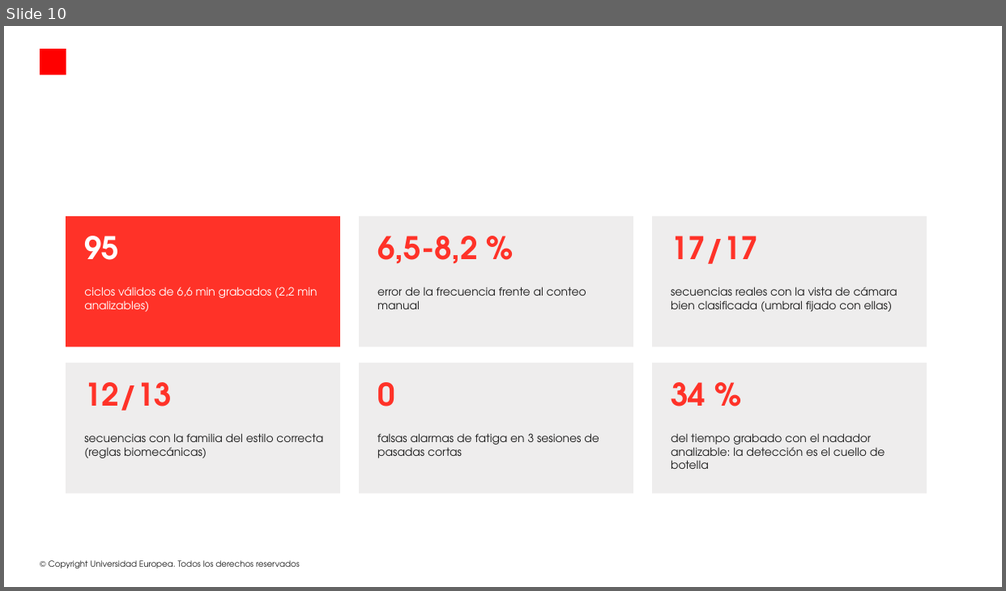
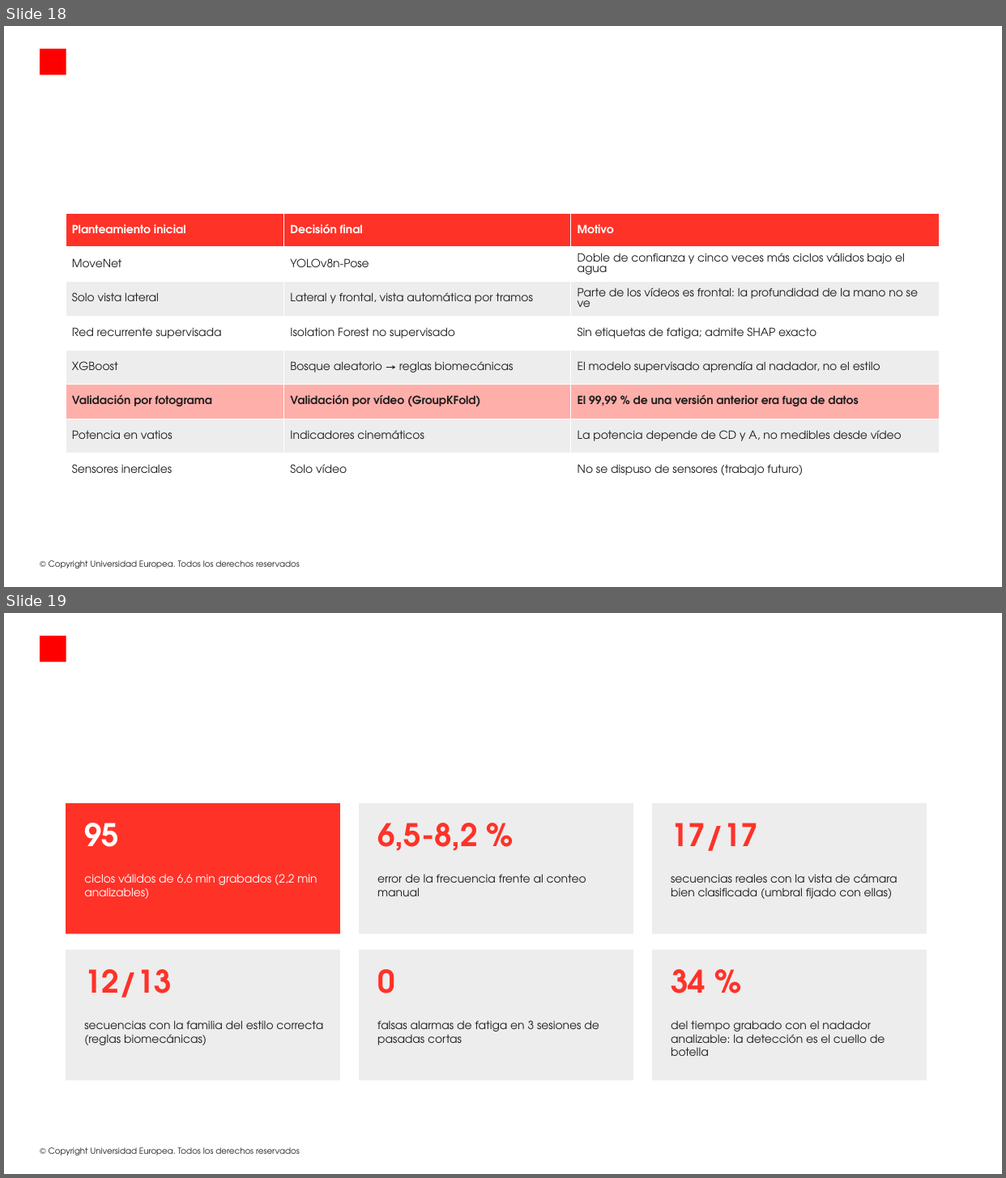
Before and after one commit to modeliana1-rgb/Strokelab, a slide deck: presentacion/StrokeLab_defensa.pptx. Shown one above the other, each under a label of ours: slide 10 before the commit, slides 18 and 19 after it. The pictures are 1006x591 and 1006x1178 pixels, drawn with LibreOffice and Linux fonts; fonts in the diff are those of the drawing; background and template pictures are left out. Boxes give left, top, right and bottom in pixels: in the first picture for what was removed or moved away, otherwise in the second. Text is boxed around its words. In the diff, an @@ line names an element or a change of style, - is before the commit and + after.

```diff
--- a/presentacion/StrokeLab_defensa.pptx
+++ b/presentacion/StrokeLab_defensa.pptx
@@ slide 18 added at (4,26,1002,587), background picture (left out); not listed: 2 template elements that a slide beside it also shows @@
@@ table added at (66,213,939,488), 8 rows, 3 columns @@
+Planteamiento inicial | Decisión final | Motivo
+MoveNet | YOLOv8n-Pose | Doble de confianza y cinco veces más ciclos válidos bajo el agua
+Solo vista lateral | Lateral y frontal, vista automática por tramos | Parte de los vídeos es frontal: la profundidad de la mano no se ve
+Red recurrente supervisada | Isolation Forest no supervisado | Sin etiquetas de fatiga; admite SHAP exacto
+XGBoost | Bosque aleatorio → reglas biomecánicas | El modelo supervisado aprendía al nadador, no el estilo
+Validación por fotograma | Validación por vídeo (GroupKFold) | El 99,99 % de una versión anterior era fuga de datos
+Potencia en vatios | Indicadores cinemáticos | La potencia depende de CD y A, no medibles desde vídeo
+Sensores inerciales | Solo vídeo | No se dispuso de sensores (trabajo futuro)
@@ what was slide 10 is now slide 19 @@
```
Also in this commit, not shown: 1 slide changed, 8 other slides added, 2 other files.
